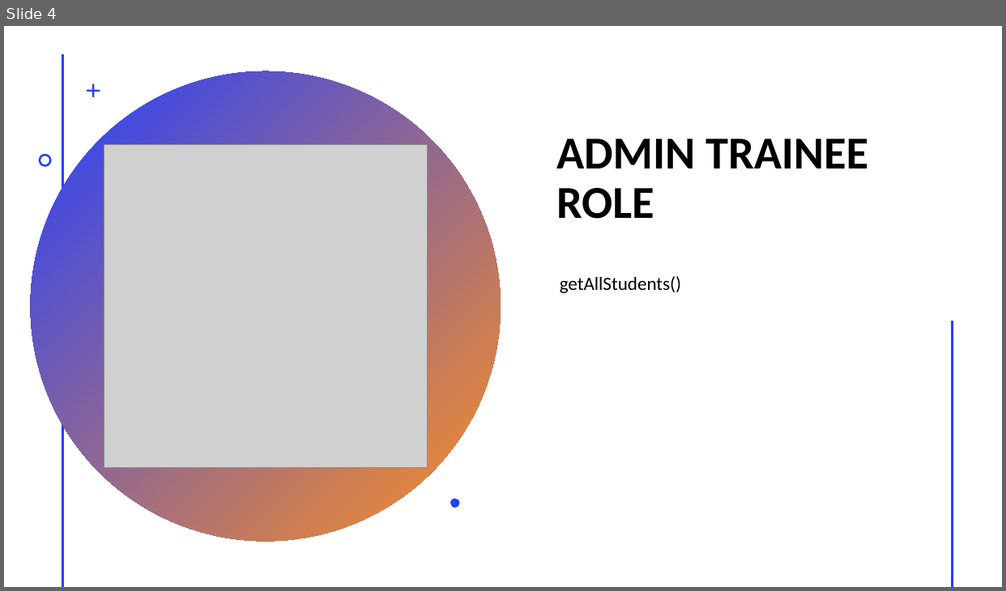
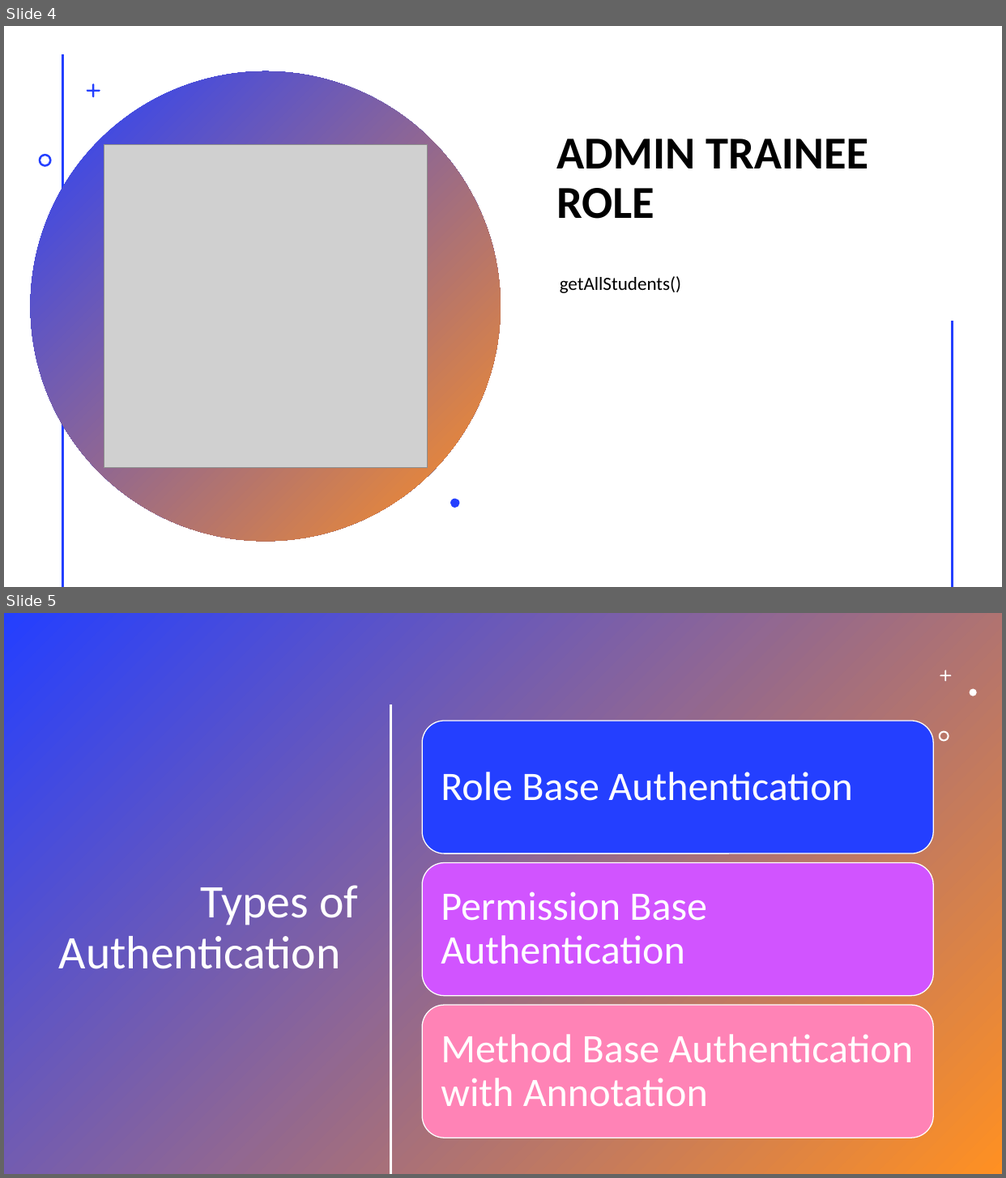
Before and after one commit to Vincent-hide/SpringBootSecurity, a slide deck: Spring boot.pptx. Shown one above the other, each under a label of ours: slide 4 before the commit, slides 4 and 5 after it. The pictures are 1006x591 and 1006x1178 pixels, drawn with LibreOffice and Linux fonts; fonts in the diff are those of the drawing; grey boxes stand for pictures. Boxes give left, top, right and bottom in pixels: in the first picture for what was removed or moved away, otherwise in the second. Text is boxed around its words. In the diff, an @@ line names an element or a change of style, - is before the commit and + after.

Commit message:
METHOD_BASE_AUTHENTICATION: switched to method base authentication by using annotation

```diff
--- a/Spring boot.pptx
+++ b/Spring boot.pptx
@@ slide 5 added at [4,613,1002,1174], background #FFFFFF; not listed: 1 template element that a slide beside it also shows @@
@@ rectangle added at [4,613,1002,1174], fill gradient #243FFF to #FF9022 @@
@@ freeform shape added at [940,670,951,681], fill #FFFFFF @@
@@ line added from (391, 706) to (391, 1174), #FFFFFF 2 pt @@
@@ freeform shape added at [970,688,978,696], fill #FFFFFF @@
@@ freeform shape added at [939,731,949,742], fill #FFFFFF @@
@@ title added at [59,885,358,969], 45 pt, text #FFFFFF @@
+Types of Authentication
@@ group added at [423,721,934,1139]: 3 rounded rectangles, 3 texts @@
+Role Base Authentication
+Permission Base Authentication
+Method Base Authentication with Annotation
```
Also in this commit, not shown: 3 other slides added, 2 other files.
